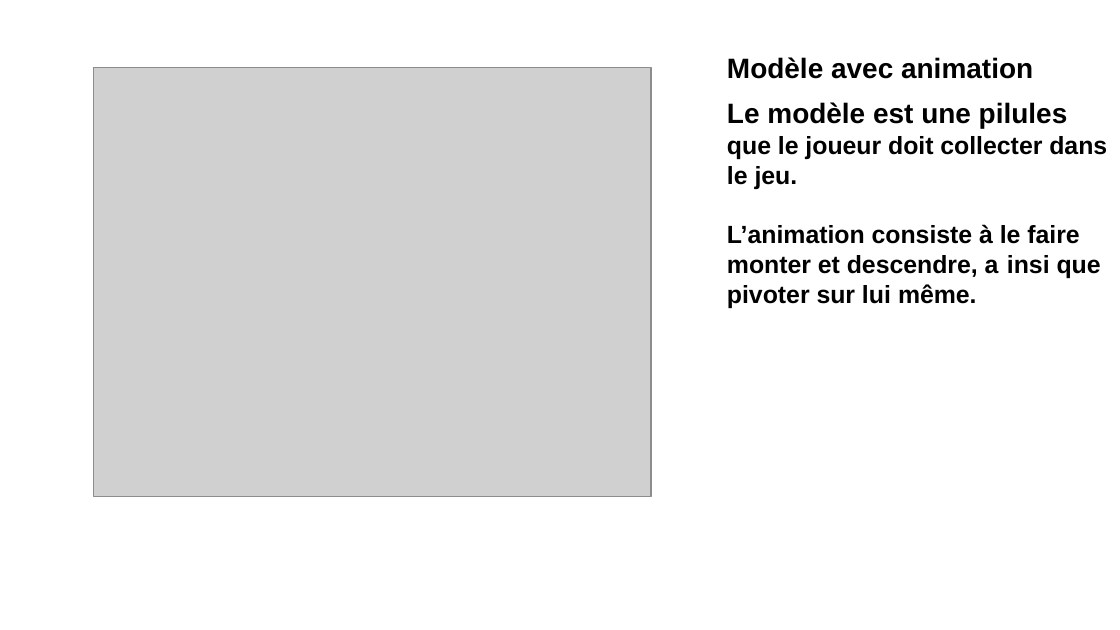
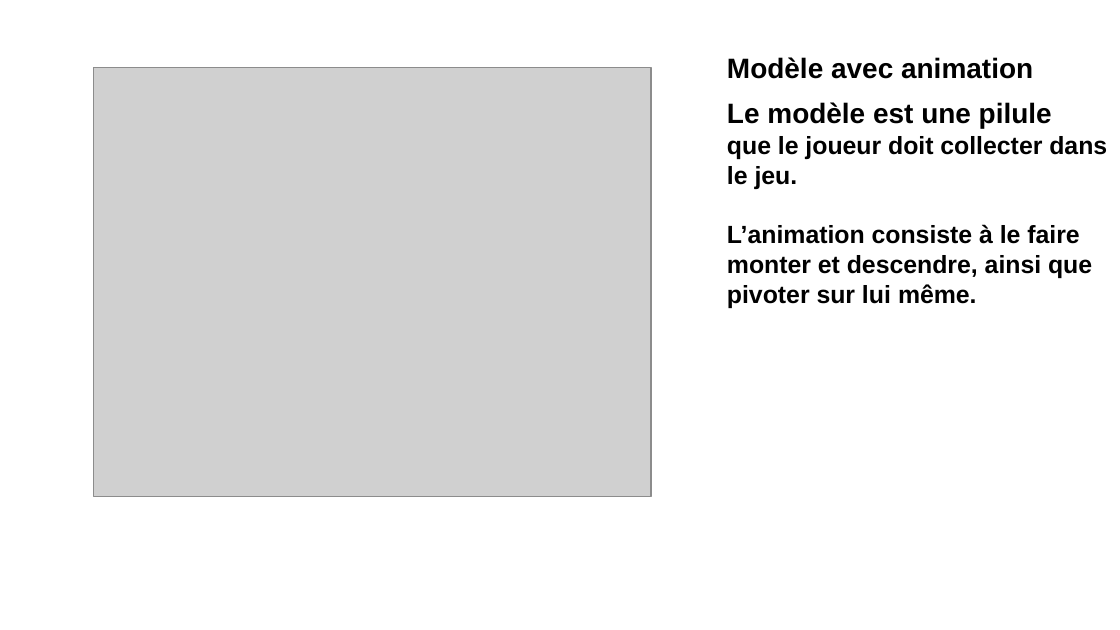
Before and after one commit to LordPet/inf5071_FollowThePills, a slide deck: slide 8 of presentation1.pptx. Drawn at 1120x630 pixels with LibreOffice and Linux fonts; fonts in the diff are those of the drawing; grey boxes stand for pictures. Boxes give left, top, right and bottom in pixels: in the first picture for what was removed or moved away, otherwise in the second. Text is boxed around its words. In the diff, an @@ line names an element or a change of style, - is before the commit and + after.

```diff
--- a/presentation1.pptx
+++ b/presentation1.pptx
@@ text at bbox=[727, 102, 1052, 128]: text changed @@
-Le modèle est une pilules
+Le modèle est une pilule
@@ text at bbox=[727, 255, 1092, 278]: spaces changed @@
-monter et descendre, a insi que
+monter et descendre, ainsi que
```
Also in this commit, not shown: 10 other slides changed, 3 other files.
